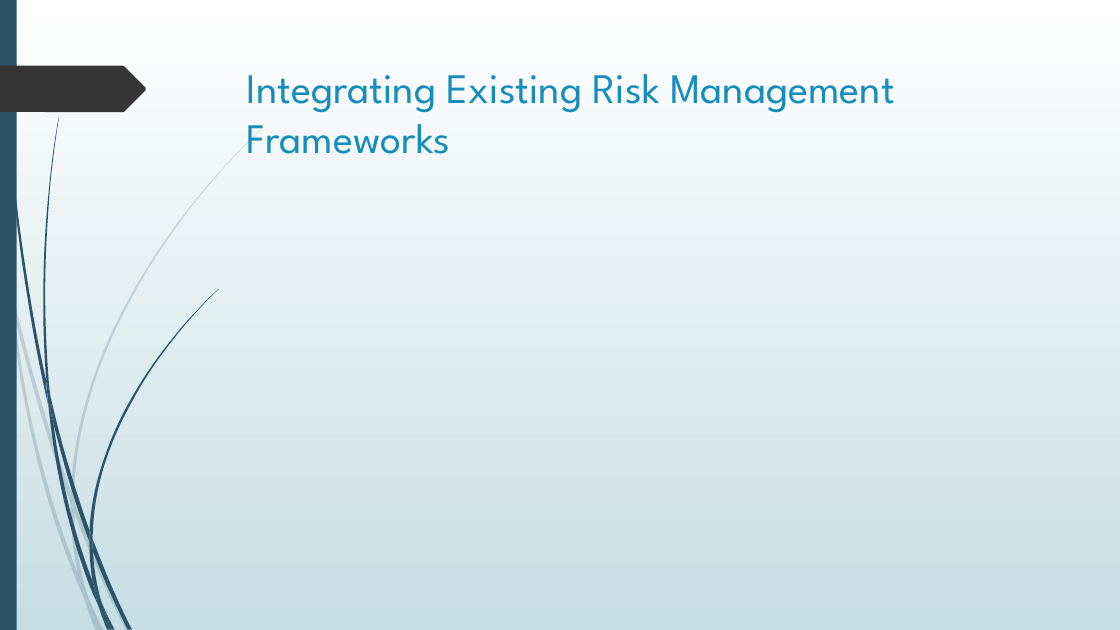
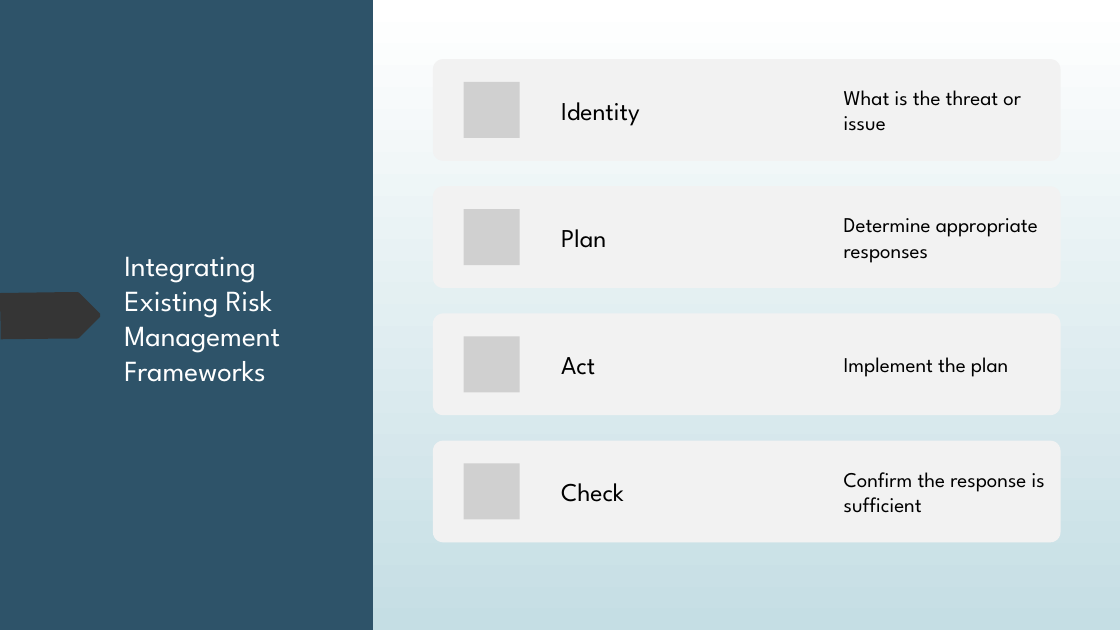
Before and after one commit to dr-natetorious/TIM-7030-Managing_Risks_and_Privacy, a slide deck: slide 13 of Week7_MasterDataMgmt/BachmeierNTIM7030-7.pptx. Drawn at 1120x630 pixels with LibreOffice and Linux fonts; fonts in the diff are those of the drawing; grey boxes stand for pictures. Boxes give left, top, right and bottom in pixels: in the first picture for what was removed or moved away, otherwise in the second. Text is boxed around its words. In the diff, an @@ line names an element or a change of style, - is before the commit and + after.

Commit message:
checkpoint before beer closes

```diff
--- a/Week7_MasterDataMgmt/BachmeierNTIM7030-7.pptx
+++ b/Week7_MasterDataMgmt/BachmeierNTIM7030-7.pptx
@@ rectangle added at [0,0,373,630], fill #2E5369 @@
@@ rectangle added at [440,0,1120,630], fill gradient #FFFFFF to #C5DEE5 @@
@@ title "Integrating Existing Risk Management Frameworks": place and size @@
-title "Integrating Existing Risk Management Frameworks" at [247,74,895,154]
+title "Integrating Existing Risk Management Frameworks" at [124,256,280,382]
@@ title "Integrating Existing Risk Management Frameworks" at [124,256,280,382]: size 36 to 25 pt, text colour #178DBB to #FFFFFF @@
@@ freeform shape added at [0,292,101,339], fill #353535 @@
@@ group added at [433,59,1060,543]: 8 texts, 4 rounded rectangles, 4 pictures @@
+Identity
+What is the threat or issue
+Plan
+Determine appropriate responses
+Act
+Implement the plan
+Check
+Confirm the response is sufficient
@@ group removed at [9,129,262,600]: 5 freeform shapes @@
@@ group removed at [43,118,218,607]: 7 freeform shapes @@
```
Also in this commit, not shown: 1 other file.
